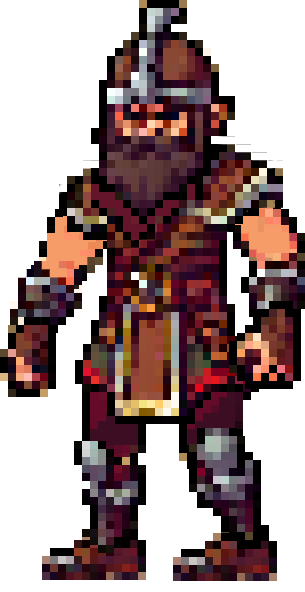
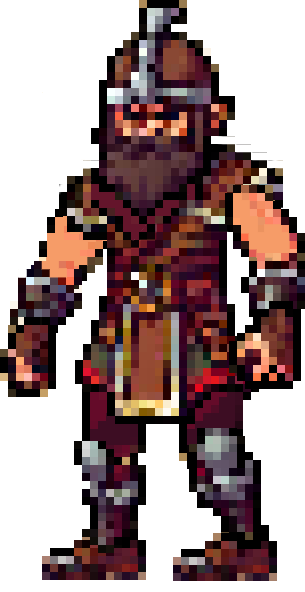
Layered file, before and after one edit (305x592). Changes by layer:
moved "cabeca" above "gola" over box(225, 185, 235, 224)
moved "gola" above "corpo" over box(225, 185, 275, 232)
